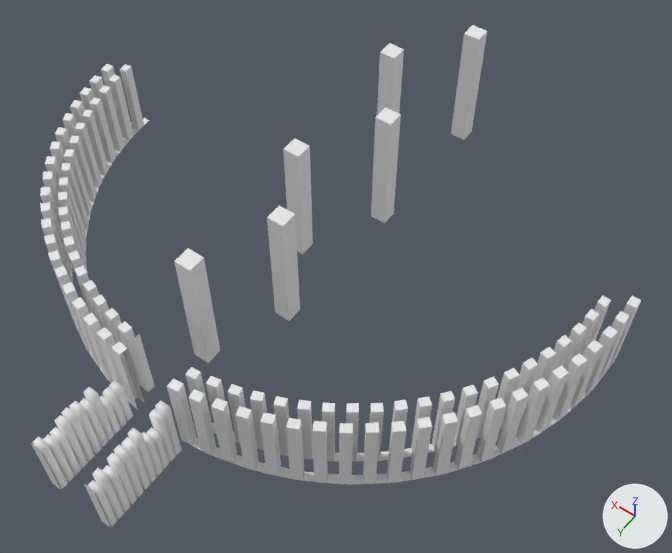
Two versions of the OBJ model source/Assets/Art/Models/curve.obj, one commit apart.
Camera for both pictures: a camera (50 mm lens) standing at (-153.0, 219.0, 297.0) and looking at (-22.0, 35.0, 7.0). Arrows for +X, +Y and +Z are at lower right; the lights stay in place. Where no turn or scale is listed for an object, it has been applied to the vertices.
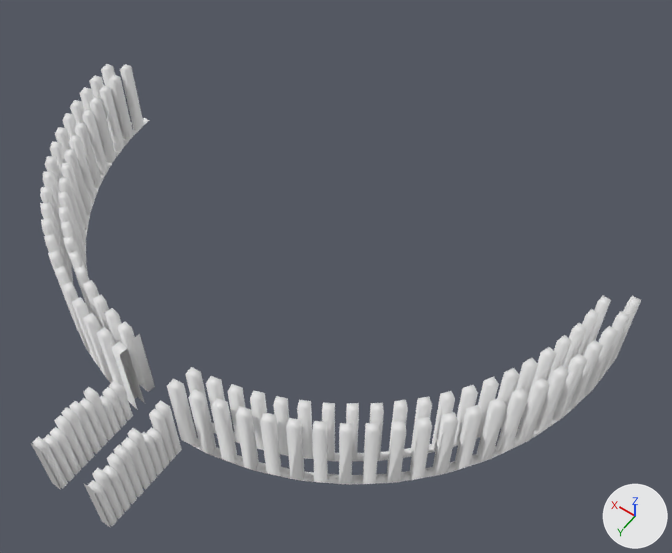
Changed parts and their boxes (x1, y1, x2, y2) in the pictures (672 x 553 px; the box of a moved part takes in the faces that stretch with it):
'buildings.001_Mesh.00', surface changed: (40, 64, 641, 484) in both
'Mesh.003', deleted: before (174, 248, 220, 363)
'Mesh.002', deleted: before (267, 205, 300, 321)
'Mesh.006', deleted: before (371, 107, 401, 223)
'Mesh.001_Mesh', deleted: before (283, 138, 313, 254)
'Mesh.004', deleted: before (451, 25, 487, 140)
'Mesh.005', deleted: before (377, 43, 404, 115)
part 3 of me_buildings_mesh_001, moved or reshaped: (59, 129, 556, 461) in both
part 4 of me_buildings_mesh_001, moved or reshaped: (109, 80, 129, 145) in both

What changed in the scene script:
```text
Change me_buildings_001_mesh_00:
    where me_buildings_001_mesh_00.from_pydata(...)  # 376 vertices, 250 faces; spans x -126.0..124.0, y -7.0..119.0, z -11.0..27.0
    used by ob_buildings_001_mesh_00; location = (0.0, 0.0, 0.0)
    me_buildings_001_mesh_00 part 1: the surface is now shaded smooth
Change me_buildings_mesh_001:
    where me_buildings_mesh_001.from_pydata(...)  # 374 vertices, 247 faces; spans x -117.0..117.0, y -2.0..111.0, z -10.0..26.0
    used by ob_buildings_mesh_001; location = (0.0, 0.0, 0.0)
    verts and faces of me_buildings_mesh_001; kept vertices keep their numbers, new ones are numbered from 374
    before: 19 (112.0, 15.0, -10.0) at pixel (129, 140), 40 (111.0, 19.0, -10.0) at pixel (124, 146), 103 (112.0, 15.0, -10.0) at pixel (128, 140), 124 (116.0, 12.0, -10.0), 145 (116.0, 16.0, -10.0) at pixel (122, 138)
    before: 185 (115.0, 20.0, -10.0), 206 (116.0, 16.0, -10.0) at pixel (123, 138), 310 (112.0, 15.0, 26.0) at pixel (114, 82), 331 (116.0, 16.0, 26.0) at pixel (108, 80), 352 (116.0, 12.0, 26.0) at pixel (113, 74)
    me_buildings_mesh_001 part 3
    43 faces are deleted
    43 new faces join them
    me_buildings_mesh_001 part 4
    add delete_faces([(19, 206, 185, 40), (103, 310, 331, 145), (124, 145, 331, 352)])
    add faces += [(19, 145, 185, 40), (103, 310, 331, 206), (124, 206, 331, 352)]
    me_buildings_mesh_001 part 5: the surface is now shaded smooth
Change me_mesh_mesh_mesh_002_polysur:
    where me_mesh_mesh_mesh_002_polysur.from_pydata(...)  # 184 vertices, 112 faces; spans x -13.9..14.7, y 121.5..158.6, z -11.8..20.1
    used by ob_mesh_mesh_mesh_002_polysur; location = (0.0, 0.0, 0.0)
    me_mesh_mesh_mesh_002_polysur part 2: its shading normals changed
Remove ob_mesh_001_mesh:
    ob_mesh_001_mesh = bpy.data.objects.new('Mesh.001_Mesh', me_mesh_001_mesh)
    ob_mesh_001_mesh.location = (0.0, 0.0, 0.0)
Remove ob_mesh_002:
    ob_mesh_002 = bpy.data.objects.new('Mesh.002', me_mesh_002)
    ob_mesh_002.location = (0.0, 0.0, 0.0)
Remove ob_mesh_003:
    ob_mesh_003 = bpy.data.objects.new('Mesh.003', me_mesh_003)
    ob_mesh_003.location = (0.0, 0.0, 0.0)
Remove ob_mesh_004:
    ob_mesh_004 = bpy.data.objects.new('Mesh.004', me_mesh_004)
    ob_mesh_004.location = (0.0, 0.0, 0.0)
Remove ob_mesh_005:
    ob_mesh_005 = bpy.data.objects.new('Mesh.005', me_mesh_005)
    ob_mesh_005.location = (0.0, 0.0, 0.0)
Remove ob_mesh_006:
    ob_mesh_006 = bpy.data.objects.new('Mesh.006', me_mesh_006)
    ob_mesh_006.location = (0.0, 0.0, 0.0)
```
